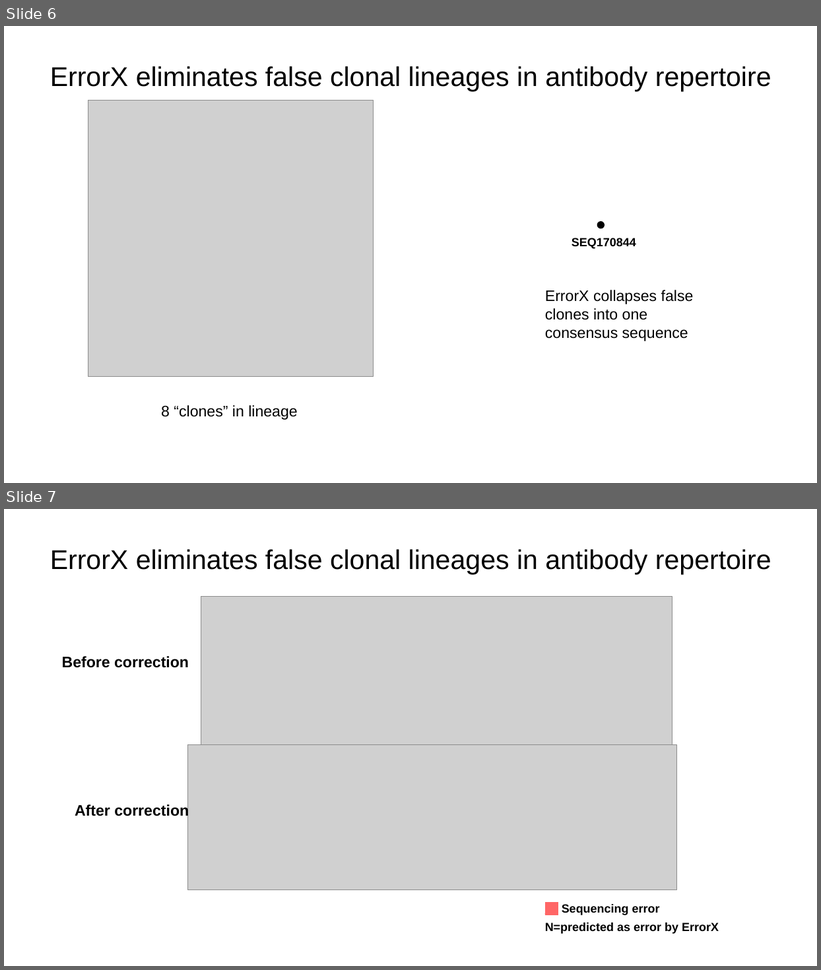
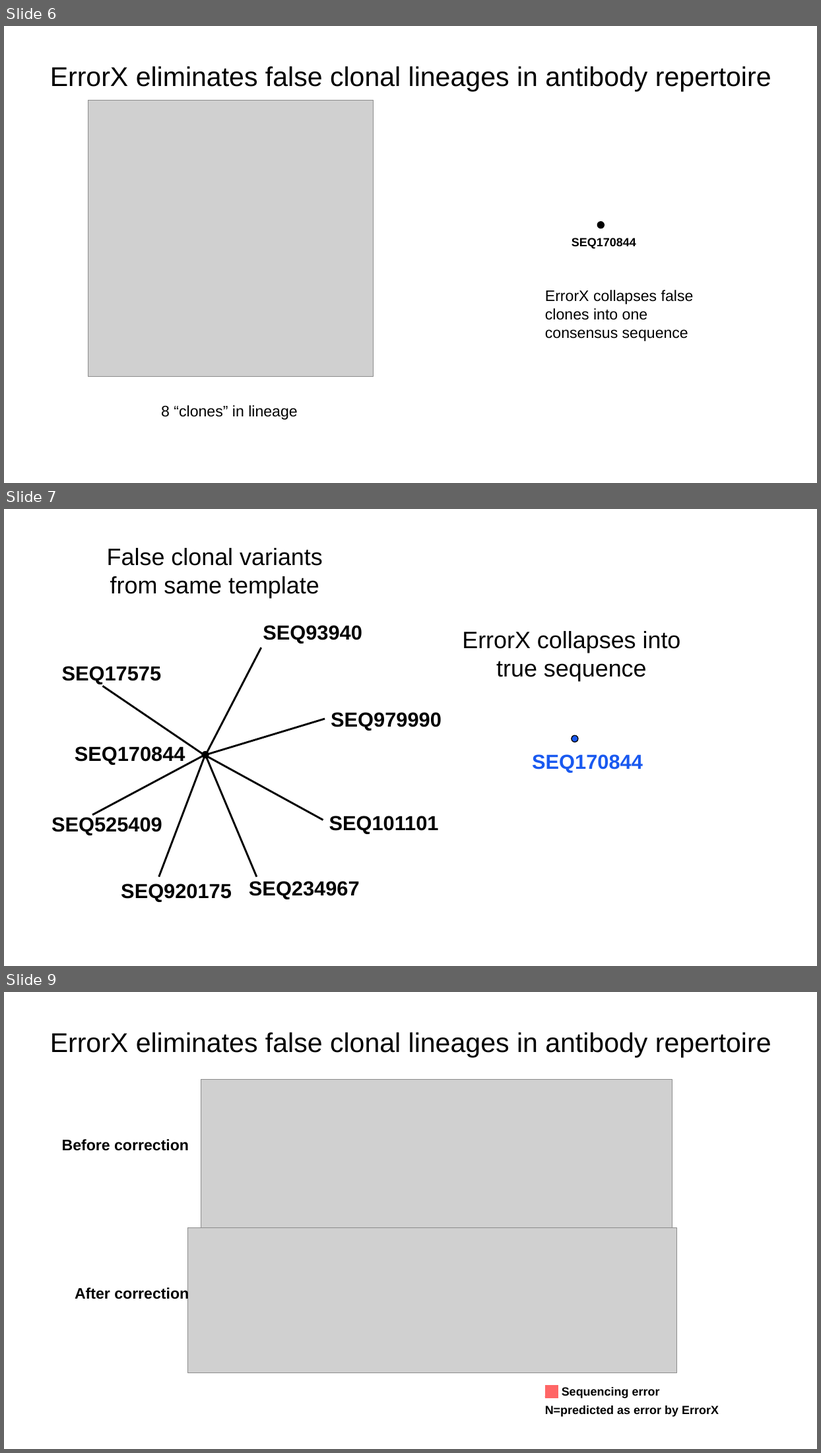
Before and after one commit to sevya/errorx, a slide deck: technical_docs/errorx_figures.pptx. Shown one above the other, each under a label of ours: slides 6 and 7 before the commit, slides 6, 7 and 9 after it; the slides between them are not shown. The pictures are 821x970 and 821x1453 pixels, drawn with LibreOffice and Linux fonts; fonts in the diff are those of the drawing; grey boxes stand for pictures. Boxes give left, top, right and bottom in pixels: in the first picture for what was removed or moved away, otherwise in the second. Text is boxed around its words. In the diff, an @@ line names an element or a change of style, - is before the commit and + after.

```diff
--- a/technical_docs/errorx_figures.pptx
+++ b/technical_docs/errorx_figures.pptx
@@ slide 7 added at <box>4,509,817,966</box>, background #FFFFFF @@
@@ text added at <box>107,548,323,598</box>, 28 pt, text #000000 @@
+False clonal variants from same template
@@ text added at <box>462,631,681,681</box>, 28 pt, text #000000 @@
+ErrorX collapses into true sequence
@@ ellipse added at <box>572,736,579,743</box>, fill #1959F0, outline #000000 1 pt @@
@@ group added at <box>52,625,442,902</box>: 8 texts, 7 lines, 1 ellipse @@
+SEQ170844
+SEQ17575
+SEQ525409
+SEQ920175
+SEQ234967
+SEQ101101
+SEQ979990
+SEQ93940
@@ text added at <box>532,755,643,773</box>, 24 pt, text #1959F0, bold @@
+SEQ170844
@@ what was slide 7 is now slide 9 @@
```
Also in this commit, not shown: 3 other slides added, 7 other files.
